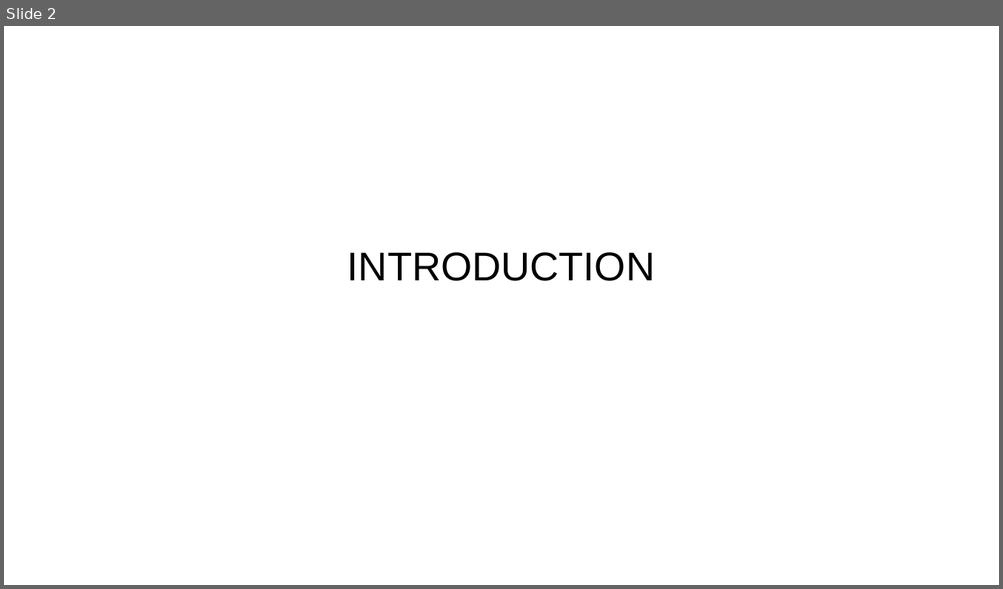
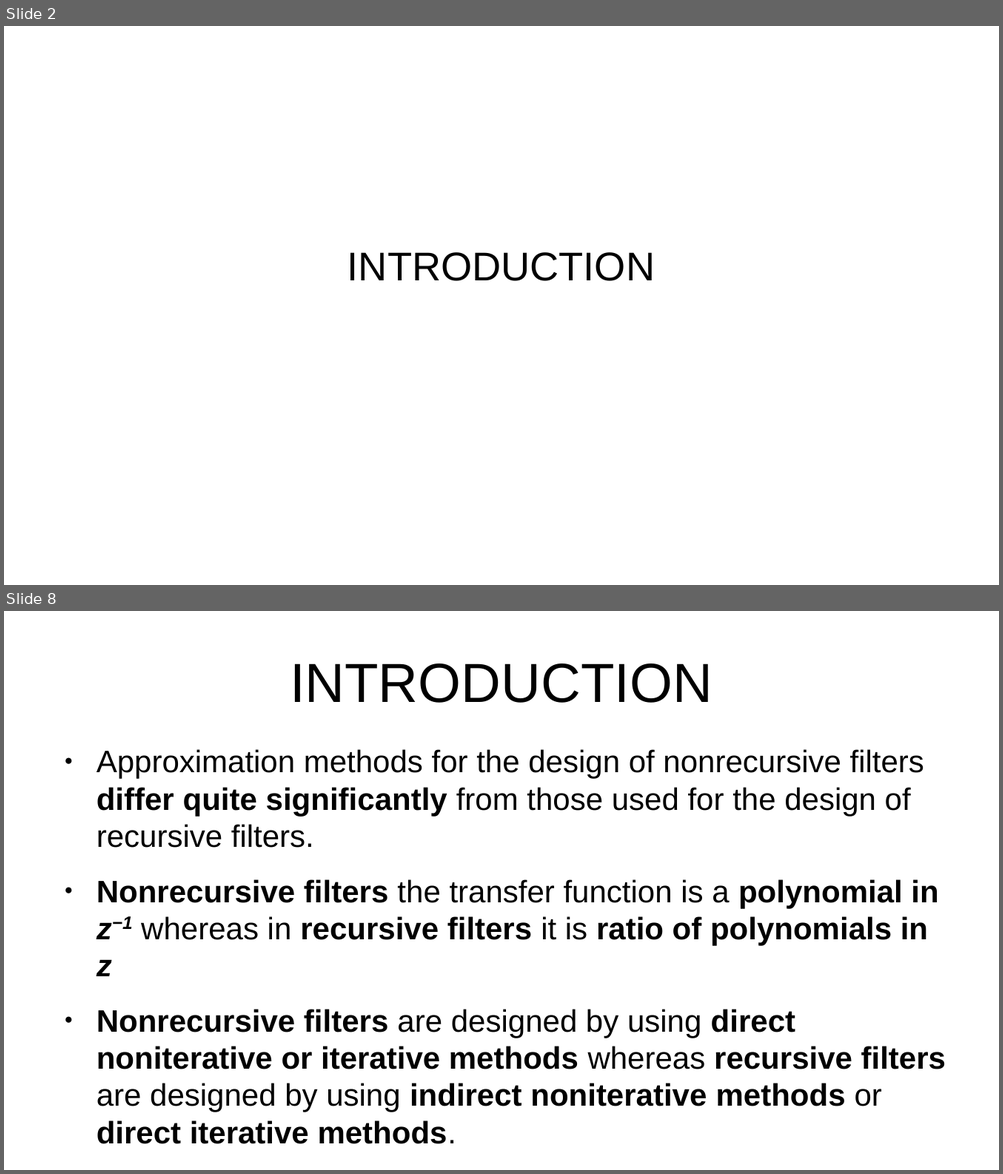
Before and after one commit to miftanurfarid/pengolahan_sinyal_digital, a slide deck: slide/2022/09.design_of_nonrecursive_(fir)_filters/09.design_of_nonrecursive_(fir)_filters.odp. Shown one above the other, each under a label of ours: slide 2 before the commit, slides 2 and 8 after it; the slides between them are not shown. The pictures are 1003x589 and 1003x1174 pixels, drawn with LibreOffice and Linux fonts; fonts in the diff are those of the drawing; background and template pictures are left out. Boxes give left, top, right and bottom in pixels: in the first picture for what was removed or moved away, otherwise in the second. Text is boxed around its words. In the diff, an @@ line names an element or a change of style, - is before the commit and + after.

```diff
--- a/slide/2022/09.design_of_nonrecursive_(fir)_filters/09.design_of_nonrecursive_(fir)_filters.odp
+++ b/slide/2022/09.design_of_nonrecursive_(fir)_filters/09.design_of_nonrecursive_(fir)_filters.odp
@@ slide 8 added at [4,611,999,1170], background #FFFFFF @@
@@ title added at [290,664,712,703], 44 pt, text #000000 @@
+INTRODUCTION
@@ text added at [96,749,945,1145], 24.8 pt, text #000000, bold @@
+● Approximation methods for the design of nonrecursive ﬁlters differ quite signiﬁcantly from those used for the design of recursive ﬁlters.
+● Nonrecursive ﬁlters the transfer function is a polynomial in z−1 whereas in recursive ﬁlters it is ratio of polynomials in z
+● Nonrecursive ﬁlters are designed by using direct noniterative or iterative methods whereas recursive ﬁlters are designed by using indirect noniterative methods or direct iterative methods.
```
Also in this commit, not shown: 4 slides changed, 6 other slides added, 61 slides removed.
